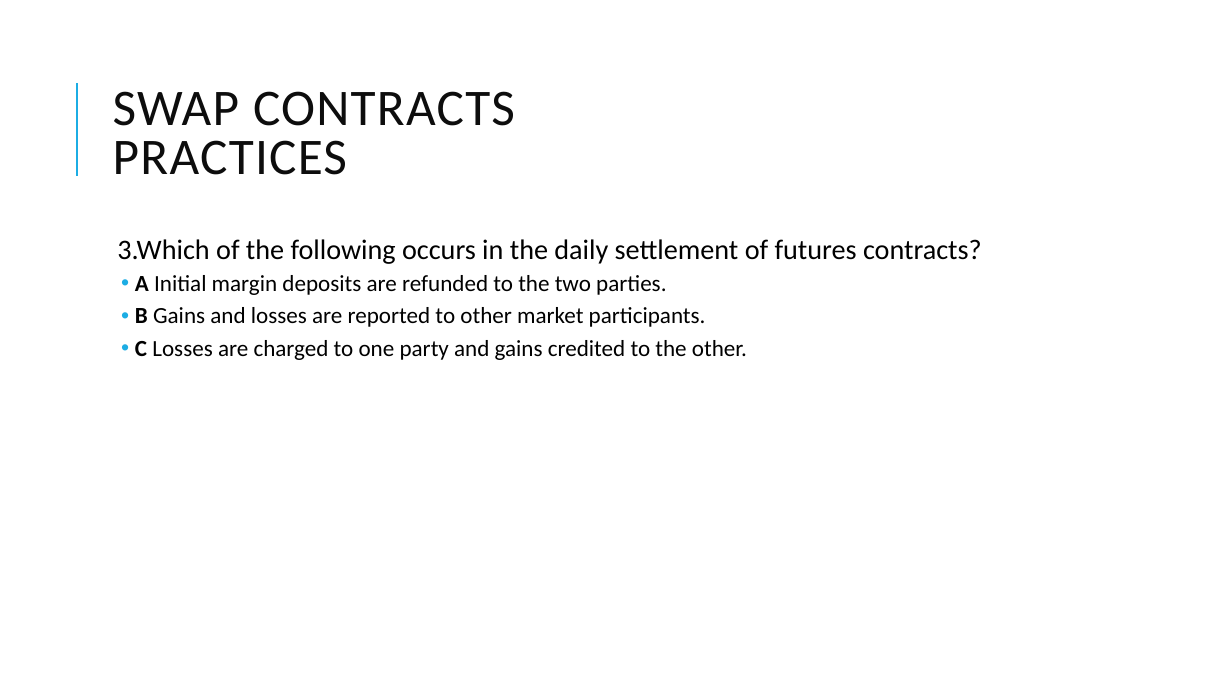
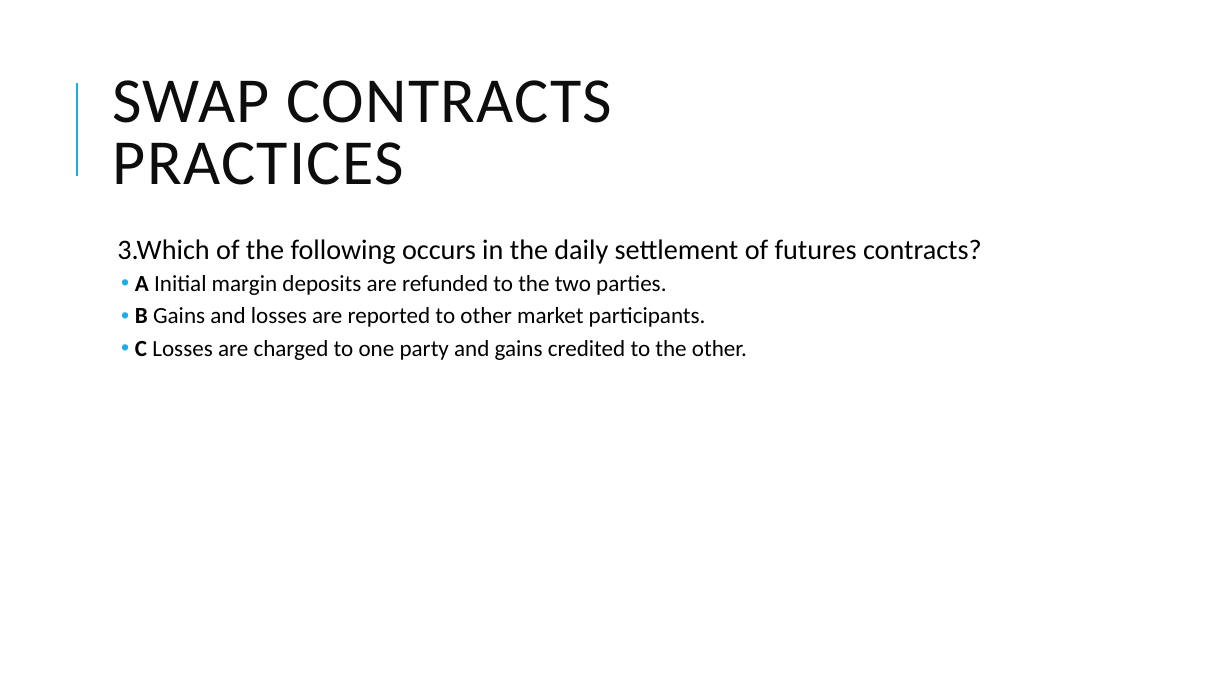
Before and after one commit to Isco0530/data, a slide deck: slide 25 of Derivatives.pptx. Drawn at 1232x693 pixels with LibreOffice and Linux fonts; fonts in the diff are those of the drawing; background and template pictures are left out. Boxes give left, top, right and bottom in pixels: in the first picture for what was removed or moved away, otherwise in the second. Text is boxed around its words. In the diff, an @@ line names an element or a change of style, - is before the commit and + after.

```diff
--- a/Derivatives.pptx
+++ b/Derivatives.pptx
@@ title "SWAP CONTRACTS PRACTICES" at [113, 80, 612, 185]: size 40 to 50 pt @@
```
Also in this commit, not shown: 6 other slides changed.
